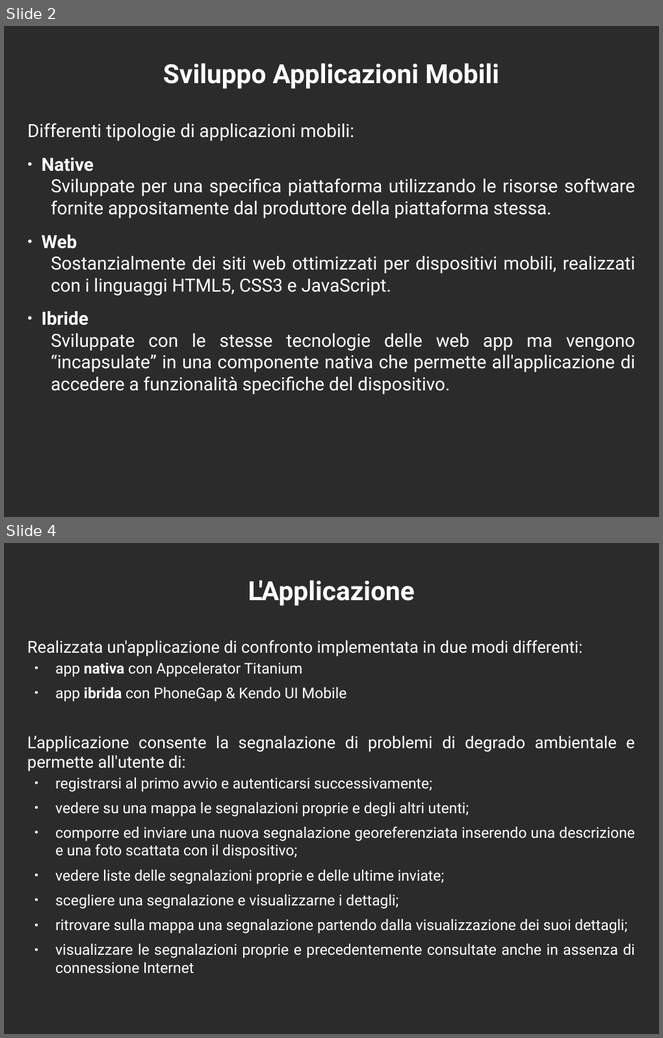
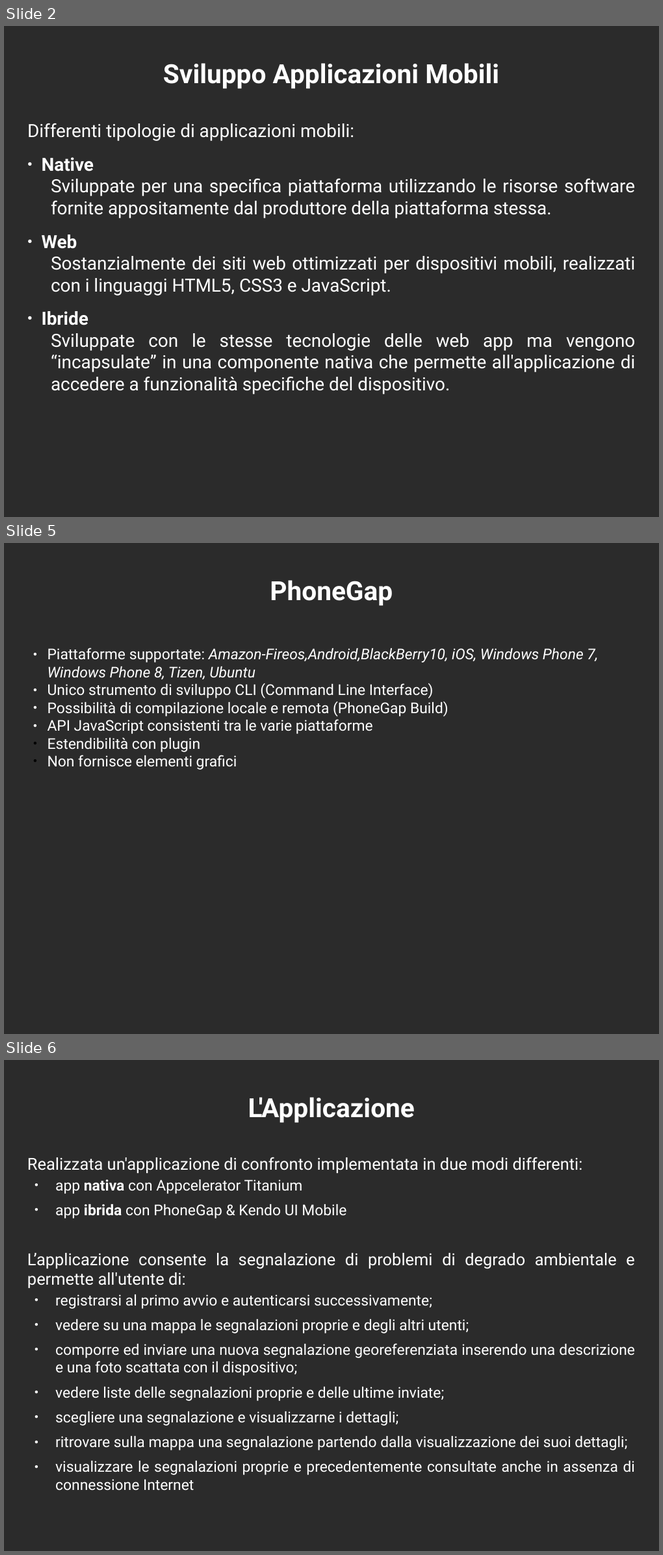
Before and after one commit to mircobe87/tesi-crossplatform, a slide deck: presentazione/presentazione.odp. Shown one above the other, each under a label of ours: slides 2 and 4 before the commit, slides 2, 5 and 6 after it; the slides between them are not shown. The pictures are 663x1038 and 663x1555 pixels, drawn with LibreOffice and Linux fonts; fonts in the diff are those of the drawing; background and template pictures are left out; a plain dark background stands for a picture behind light text. Boxes give left, top, right and bottom in pixels: in the first picture for what was removed or moved away, otherwise in the second. Text is boxed around its words. In the diff, an @@ line names an element or a change of style, - is before the commit and + after.

Commit message:
aggiunte diapositive titanium e phonegap

```diff
--- a/presentazione/presentazione.odp
+++ b/presentazione/presentazione.odp
@@ slide 5 added at (4, 543, 659, 1034), background picture (left out) @@
@@ title added at (270, 580, 393, 606), 32 pt, text #FFFFFF, bold @@
+PhoneGap
@@ text added at (48, 648, 598, 770), 18 pt, text #FFFFFF @@
+● Piattaforme supportate: Amazon-Fireos,Android,BlackBerry10, iOS, Windows Phone 7, Windows Phone 8, Tizen, Ubuntu
+● Unico strumento di sviluppo CLI (Command Line Interface)
+● Possibilità di compilazione locale e remota (PhoneGap Build)
+● API JavaScript consistenti tra le varie piattaforme
+● Estendibilità con plugin
+● Non fornisce elementi grafici
@@ what was slide 4 is now slide 6 @@
```
Also in this commit, not shown: 5 slides changed, 1 other slide added.
